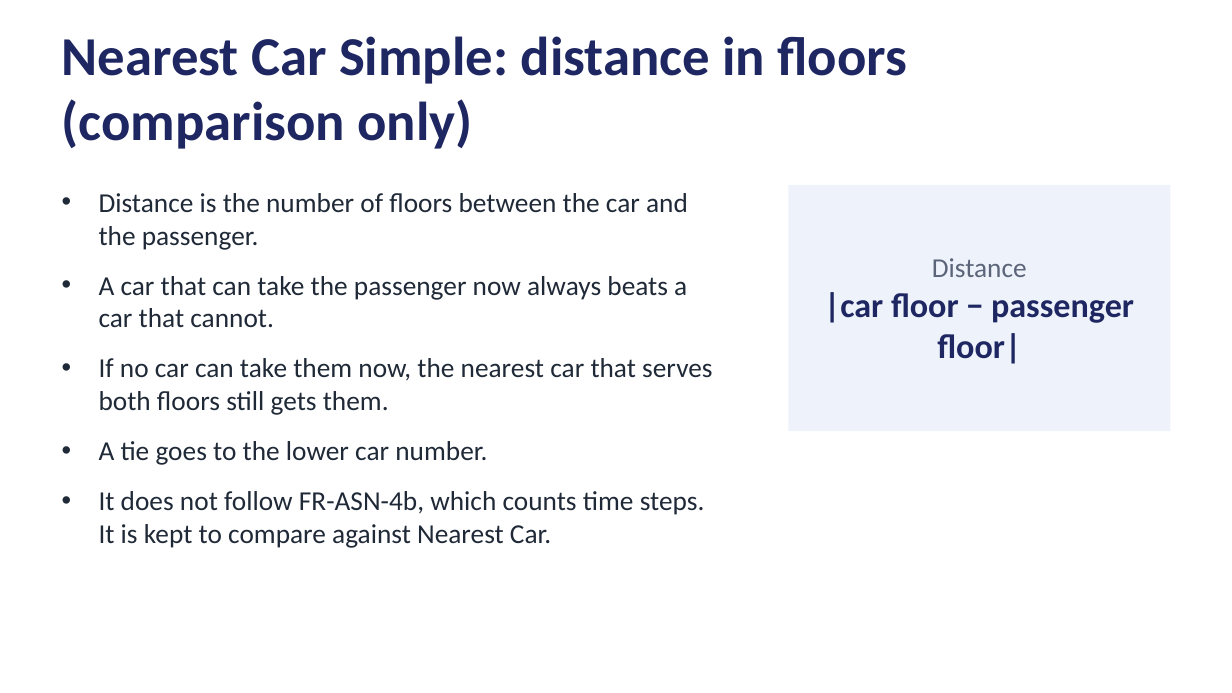
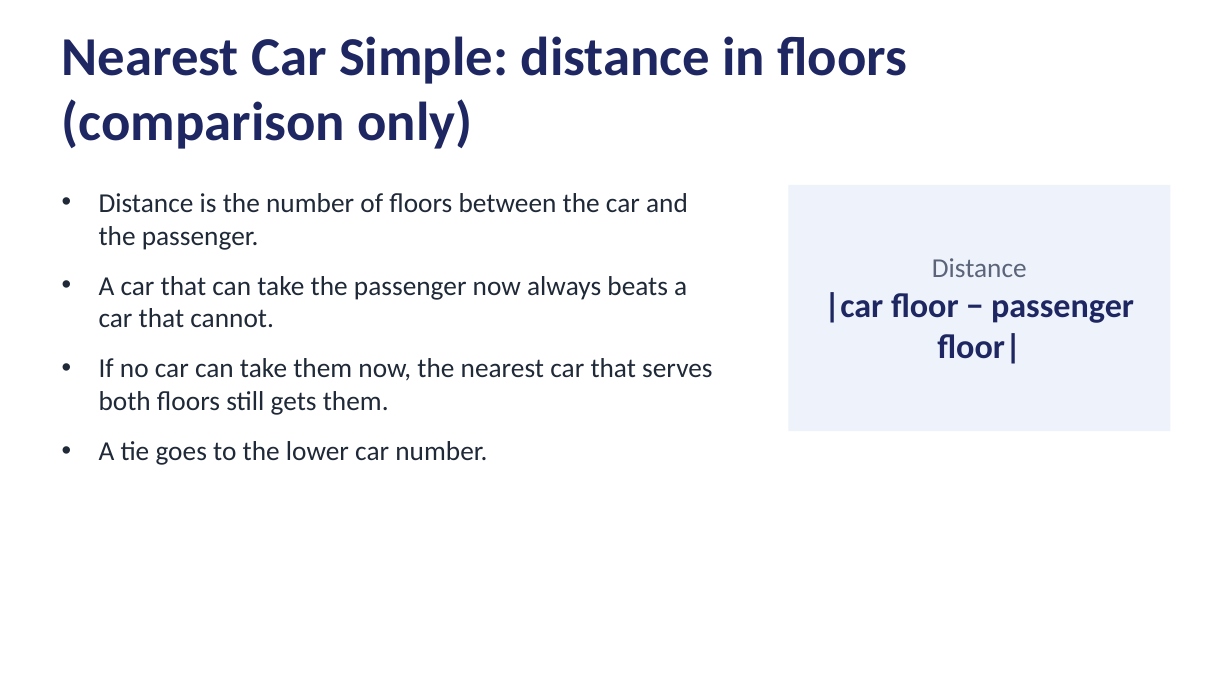
Before and after one commit to yashrajarora/kkr-simulator-python, a slide deck: slide 10 of docs/elevator_strategies_summary.pptx. Drawn at 1232x693 pixels with LibreOffice and Linux fonts; fonts in the diff are those of the drawing. Boxes give left, top, right and bottom in pixels: in the first picture for what was removed or moved away, otherwise in the second. Text is boxed around its words. In the diff, an @@ line names an element or a change of style, - is before the commit and + after.

Commit message:
Changes to nearest car scenario and other sample data changes

```diff
--- a/docs/elevator_strategies_summary.pptx
+++ b/docs/elevator_strategies_summary.pptx
@@ text at [99,491,705,548]: paragraph removed @@
-• It does not follow FR-ASN-4b, which counts time steps. It is kept to compare against Nearest Car.
```
Also in this commit, not shown: 10 other slides changed, 6 slides added, 13 other files.
